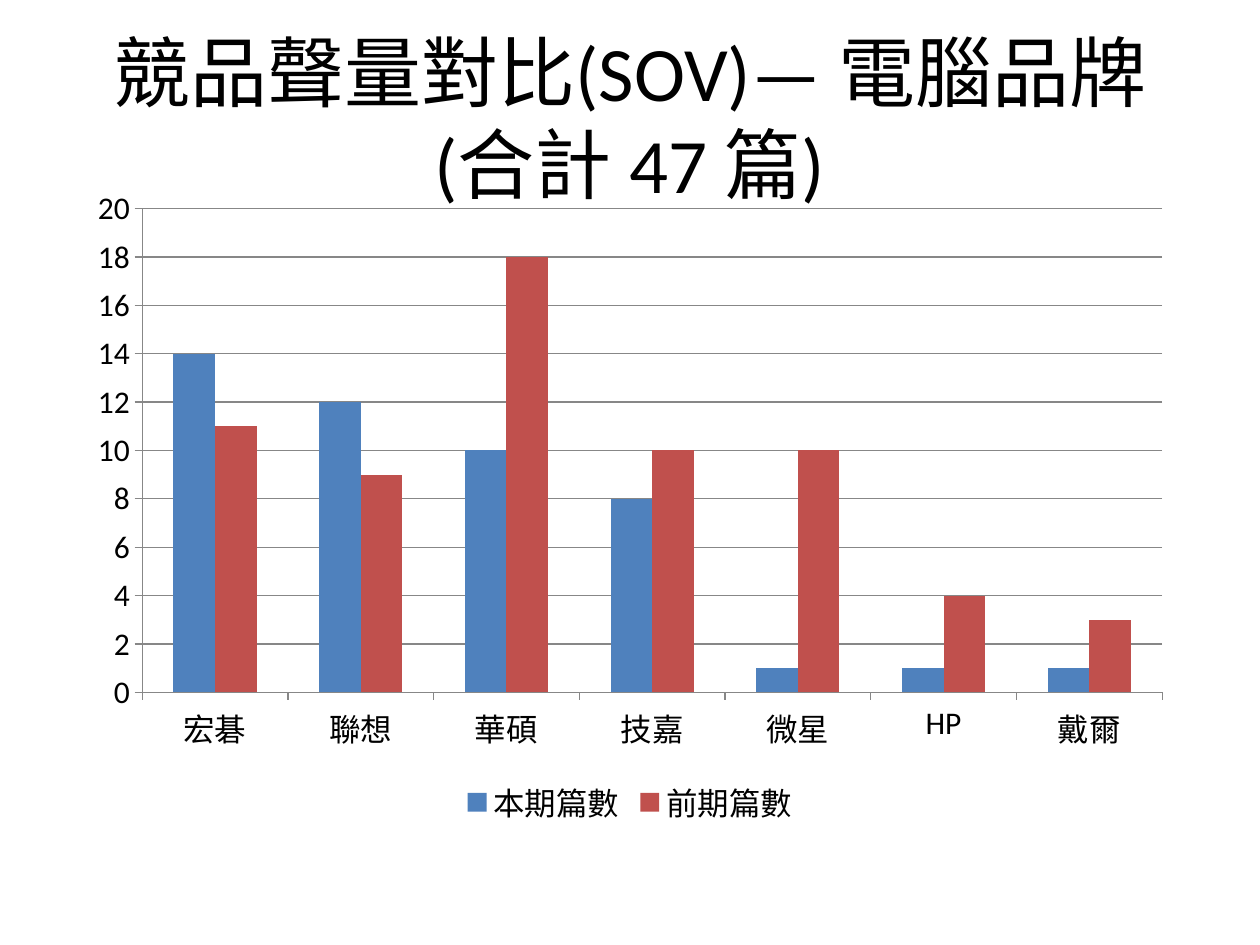
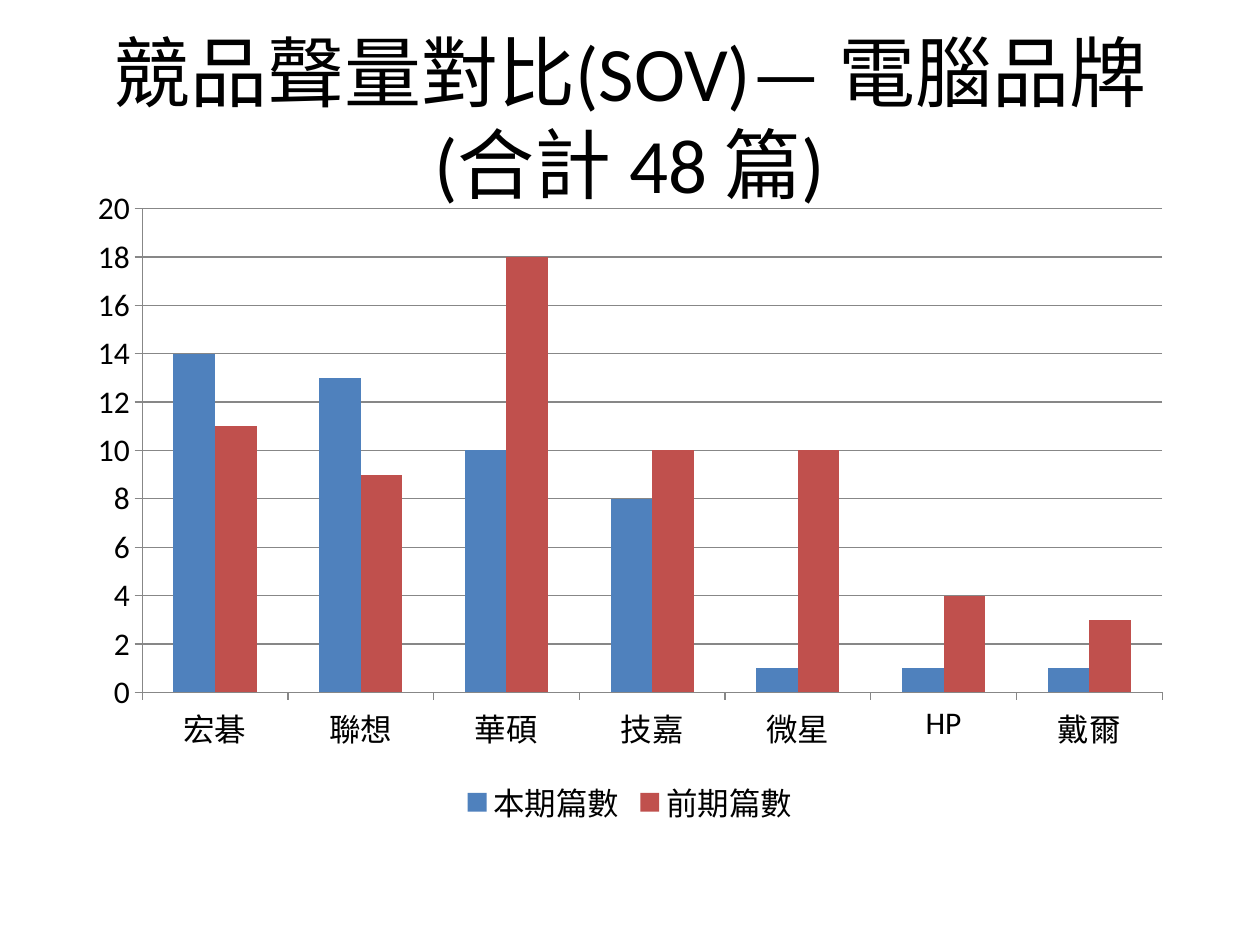
Before and after one commit to AndyChen825/industry-monitor, a slide deck: slide 4 of docs/reports/台灣產業趨勢監測週報_2026-10-19_2026-10-26.pptx. Drawn at 1260x945 pixels with LibreOffice and Linux fonts; fonts in the diff are those of the drawing. Boxes give left, top, right and bottom in pixels: in the first picture for what was removed or moved away, otherwise in the second. Text is boxed around its words. In the diff, an @@ line names an element or a change of style, - is before the commit and + after.

```diff
--- a/docs/reports/台灣產業趨勢監測週報_2026-10-19_2026-10-26.pptx
+++ b/docs/reports/台灣產業趨勢監測週報_2026-10-19_2026-10-26.pptx
@@ title at box(113, 36, 1147, 209): text changed @@
-競品聲量對比(SOV)— 電腦品牌(合計 47 篇)
+競品聲量對比(SOV)— 電腦品牌(合計 48 篇)
@@ column chart at box(76, 176, 1184, 832) @@
@@ 本期篇數, 聯想: 12 to 13 @@
```
Also in this commit, not shown: 4 other slides changed, 7 other files.
